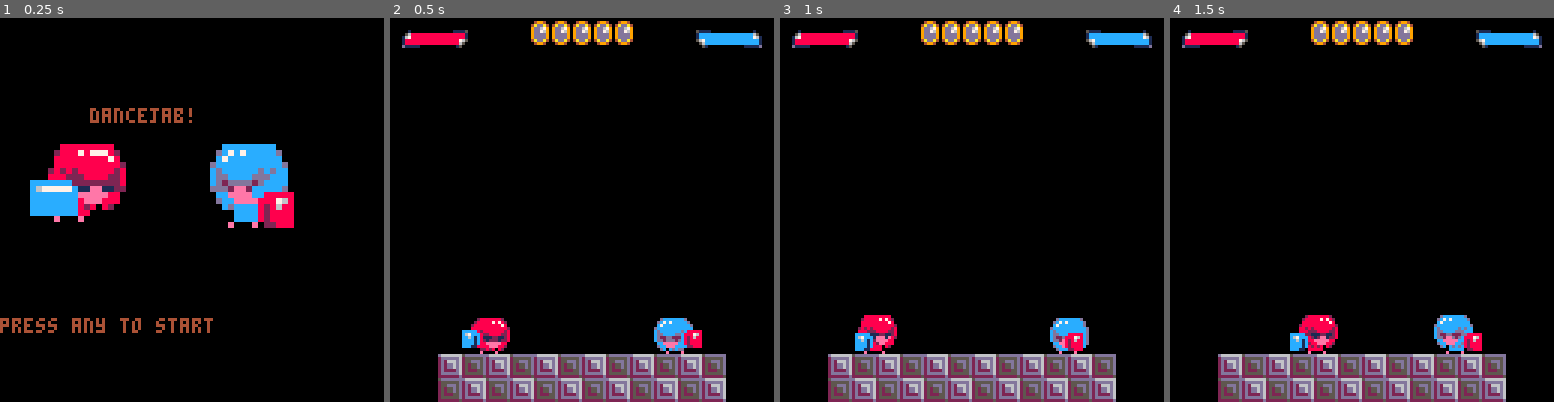
Above: before the commit, frames 1-4 (left to right).
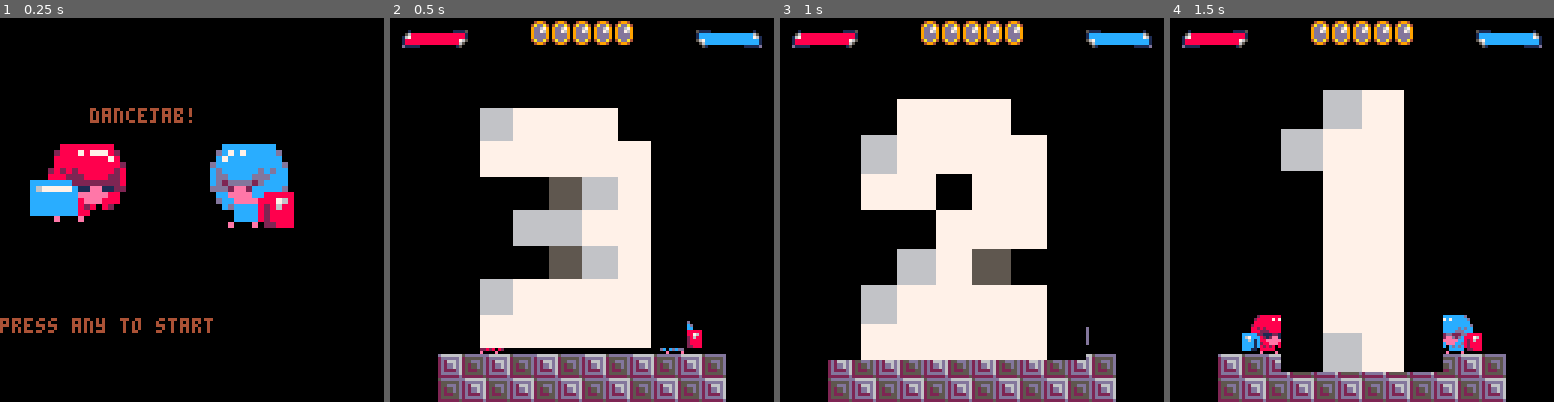
Above: after the commit, the same moments.

Repository: davidjtferguson/dancejab
Game: PICO-8 cartridge jab.p8
The game is run twice, just before and just after one commit, with the same random seed, the same clock (stepped at 60 frames per second) and the same inputs.
Inputs:
- Up to frame 1 (0.25 s): no input
- Up to frame 2 (0.5 s): tap X (X key) at 0.33 s
- Up to frame 3 (1 s): tap O (Z key) at 0.7 s
- Up to frame 4 (1.5 s): tap X (X key) at 1.07 s

Frame 1 is identical in both runs. In frame 2, 24% of the frame differs, in the area x 18-78%, y 23-86%; in frame 3, 28%, in the area x 12-80%, y 21-90%; in frame 4, 19%.

Commit message:
add countdown before match starts

Diff:
--- a/jab.p8
+++ b/jab.p8
@@ -106,9 +106,6 @@
 end
 
 function _init()
- currentupdate=updatestart
- currentdraw=drawstart
-
  music(0)
 
  --duped in draw,
@@ -127,6 +124,9 @@
  gravity=0.15
 
  resetmatch()
+
+ currentupdate=updatestart
+ currentdraw=drawstart
 end
 
 function resetmatch()
@@ -136,6 +136,11 @@
  announce=""
  p1.score=0
  p2.score=0
+
+ --todo:back to menu option
+ initcountdown()
+ currentupdate=updatecountdown
+ currentdraw=drawcountdown
 end
 
 function resetround()
@@ -160,14 +165,41 @@
  p2.oav=p1
 end
 
+function initcountdown()
+ ct=0
+ xcorner=72
+ countdownno=3
+end
+
 function _update60()
  currentupdate()
 end
 
 function updatestart()
  if btn()!=0 then
+  initcountdown()
+  currentupdate=updatecountdown
+  currentdraw=drawcountdown
+ end
+end
+
+function updatecountdown()
+ updateanim(p1.anim)
+ updateanim(p2.anim)
+
+ ct+=4
+
+ if ct>=128 then
+  ct=0
+  xcorner+=8
+  countdownno-=1
+ end
+
+ if countdownno==0 then
+  --show fight
   currentupdate=updategame
   currentdraw=drawgame
+  ct=-45
  end
 end
 
@@ -461,6 +493,14 @@
  print("press any to start",0,100)
 end
 
+function drawcountdown()
+ drawgame()
+
+ sspr(xcorner,16,8,8,
+  ct/2,ct/2,
+  128-ct,128-ct)
+end
+
 function drawgame()
  --drawbackground()
  map(0,0,0,0,16,16)
@@ -500,6 +540,14 @@
   end
 
   spr(lightspr,i*7+(57-(maxgames/2)*7),1)
+ end
+
+ --draw fight sprite for first
+ -- -ct frames of fight
+ -- set in updatecountdown
+ if ct<0 then
+  spr(12,50,50,4,2)
+  ct+=1
  end
 
  print(announce,30,64)
